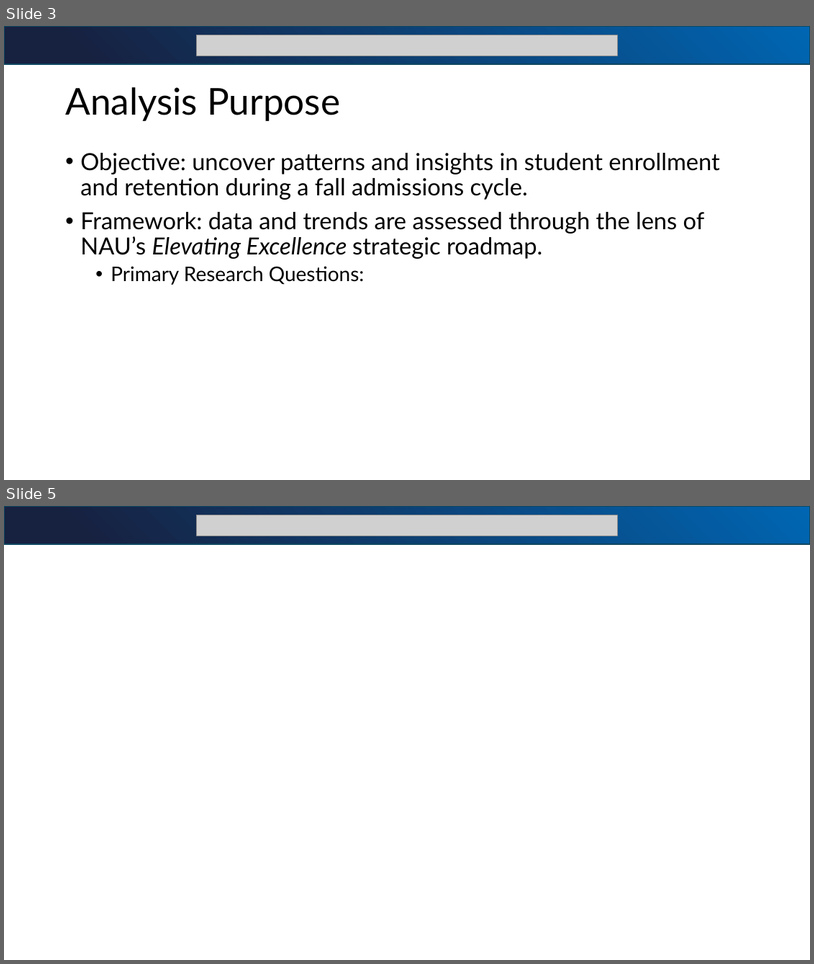
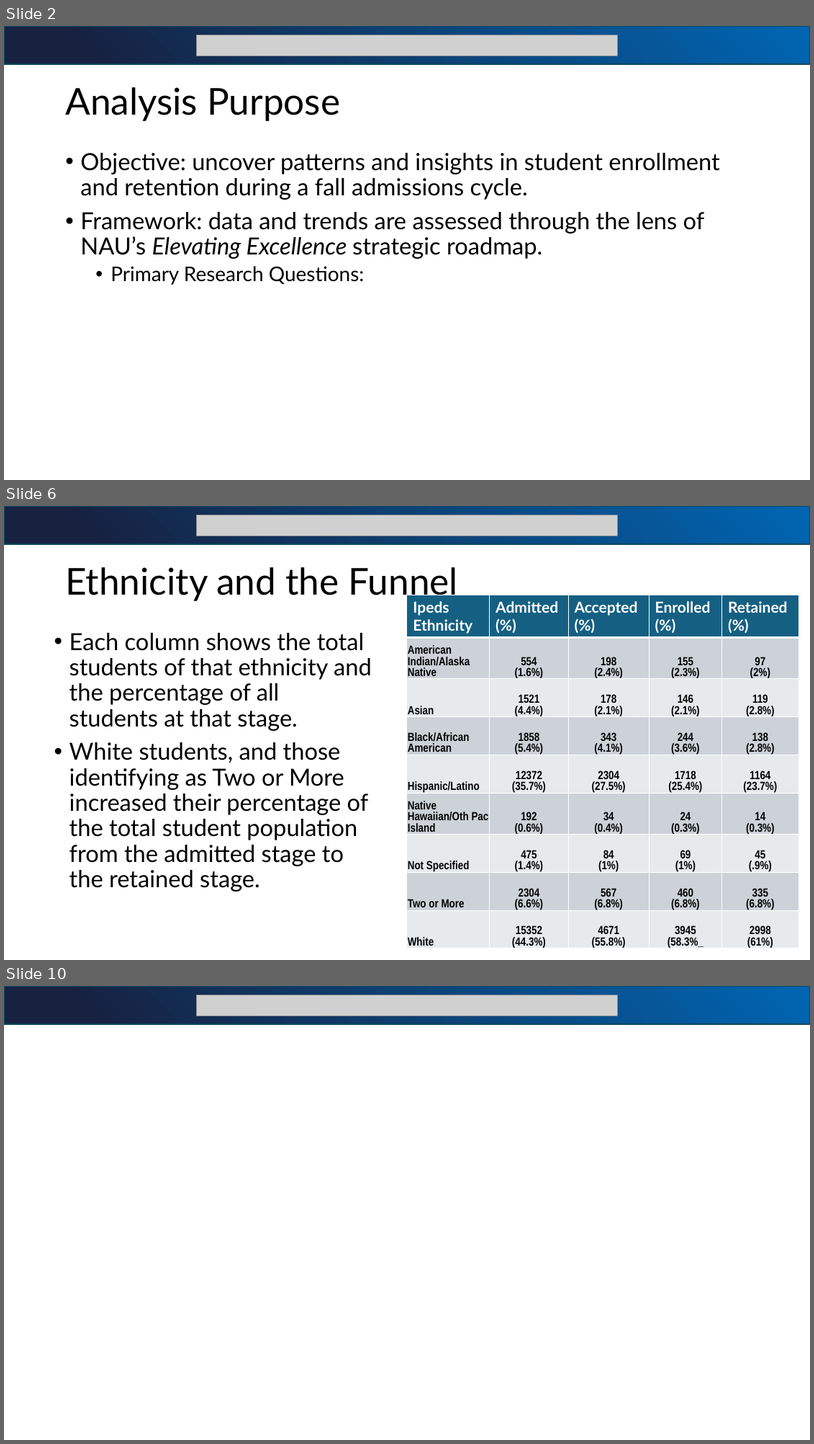
Before and after one commit to bjjefferies/bia_sr_sem_presentation, a slide deck: BIA_SEM_Presentation.pptx. Shown one above the other, each under a label of ours: slides 3 and 5 before the commit, slides 2, 6 and 10 after it; the slides between them are not shown. The pictures are 814x964 and 814x1444 pixels, drawn with LibreOffice and Linux fonts; fonts in the diff are those of the drawing; grey boxes stand for pictures. Boxes give left, top, right and bottom in pixels: in the first picture for what was removed or moved away, otherwise in the second. Text is boxed around its words. In the diff, an @@ line names an element or a change of style, - is before the commit and + after.

```diff
--- a/BIA_SEM_Presentation.pptx
+++ b/BIA_SEM_Presentation.pptx
@@ slide 6 added at [4, 506, 810, 960], background #FFFFFF @@
@@ rectangle added at [4, 506, 810, 544], fill gradient #172140 to #0066B3, outline #104760 1.5 pt @@
@@ picture added at [197, 515, 618, 536] @@
@@ title added at [65, 567, 458, 602], 44 pt, text #000000 @@
+Ethnicity and the Funnel
@@ table added at [407, 595, 800, 951], 9 rows, 5 columns @@
+Ipeds Ethnicity | Admitted / (%) | Accepted (%) | Enrolled (%) | Retained (%)
+American Indian/Alaska Native | 554 / (1.6%) | 198 / (2.4%) | 155 / (2.3%) | 97 / (2%)
+Asian | 1521 / (4.4%) | 178 / (2.1%) | 146 / (2.1%) | 119 / (2.8%)
+Black/African American | 1858 / (5.4%) | 343 / (4.1%) | 244 / (3.6%) | 138 / (2.8%)
+Hispanic/Latino | 12372 / (35.7%) | 2304 / (27.5%) | 1718 / (25.4%) | 1164 / (23.7%)
+Native Hawaiian/Oth Pac Island | 192 / (0.6%) | 34 / (0.4%) | 24 / (0.3%) | 14 / (0.3%)
+Not Specified | 475 / (1.4%) | 84 / (1%) | 69 / (1%) | 45 / (.9%)
+Two or More | 2304 / (6.6%) | 567 / (6.8%) | 460 / (6.8%) | 335 / (6.8%)
+White | 15352 / (44.3%) | 4671 / (55.8%) | 3945 / (58.3%_ | 2998 / (61%)
@@ text added at [70, 633, 372, 891], 28 pt, text #000000 @@
+• Each column shows the total students of that ethnicity and the percentage of all students at that stage.
+• White students, and those identifying as Two or More increased their percentage of the total student population from the admitted stage to the retained stage.
@@ what was slide 3 is now slide 2 @@
@@ what was slide 5 is now slide 10 @@
```
Also in this commit, not shown: 2 slides changed, 8 other slides added, 1 slide removed, 8 other files.
